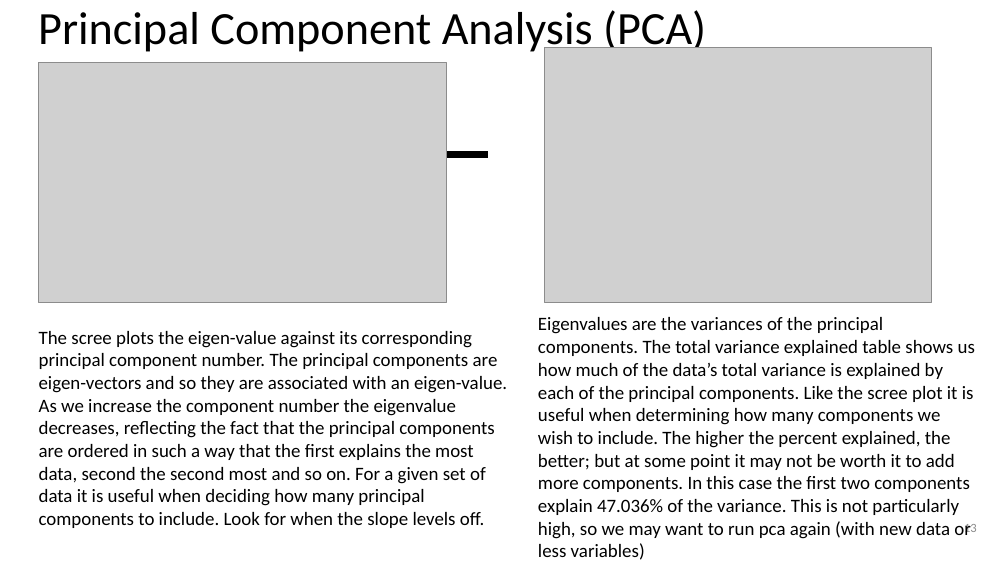
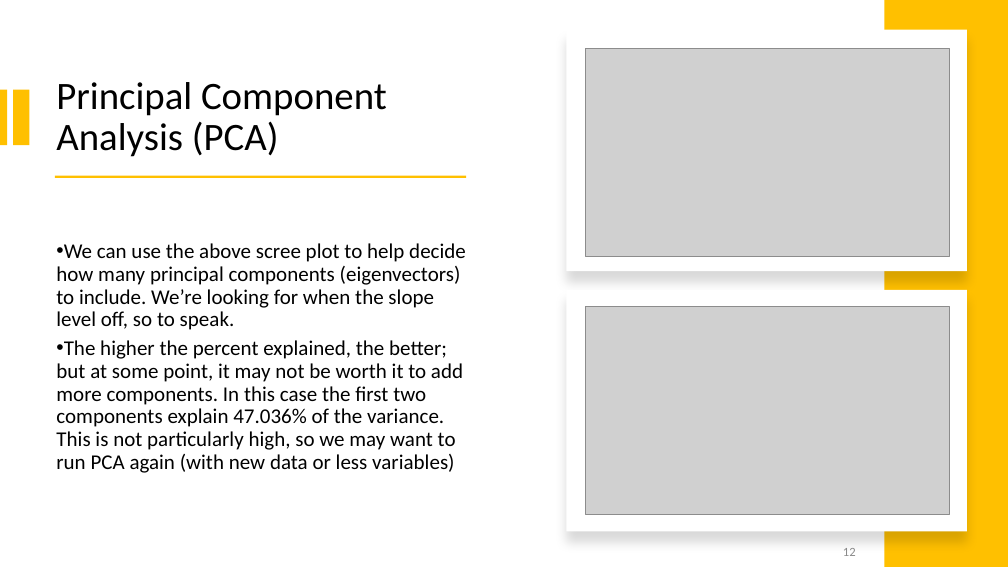
Before and after one commit to AlexSchaefferEdu/GP1, a slide deck: slide 12 of Project 2 Presentation.pptx (slide 13 before the commit). Drawn at 1008x567 pixels with LibreOffice and Linux fonts; fonts in the diff are those of the drawing; grey boxes stand for pictures. Boxes give left, top, right and bottom in pixels: in the first picture for what was removed or moved away, otherwise in the second. Text is boxed around its words. In the diff, an @@ line names an element or a change of style, - is before the commit and + after.

```diff
--- a/Project 2 Presentation.pptx
+++ b/Project 2 Presentation.pptx
@@ rectangle added at [566, 29, 967, 271], fill #FFFFFF @@
@@ rectangle added at [885, 0, 1008, 567], fill #FFC000 @@
@@ picture: place and size @@
-picture at [39, 62, 447, 302]
+picture at [586, 48, 950, 256]
@@ rectangle added at [0, 89, 8, 145], fill #FFC000 @@
@@ rectangle added at [13, 89, 29, 145], fill #FFC000 @@
@@ title "Principal Component Analysis (PCA)": place and size @@
-title "Principal Component Analysis (PCA)" at [38, 10, 706, 56]
+title "Principal Component Analysis (PCA)" at [56, 82, 387, 157]
@@ title "Principal Component Analysis (PCA)" at [56, 82, 387, 157]: size 44 to 37 pt; vertical alignment bottom to middle @@
@@ rectangle added at [55, 175, 467, 178], fill #FFC000 @@
@@ line removed from (85, 154) to (488, 154) @@
@@ text "We can use the above ..." at [56, 243, 466, 473]: vertical alignment top to middle @@
@@ text at [56, 243, 466, 473]: text changed; size 18 to 20 pt @@
-The scree plots the eigen-value against its corresponding principal component number. The principal components are eigen-vectors and so they are associated with an eigen-value. As we increase the component number the eigenvalue decreases, reflecting the fact that the principal components are ordered in such a way that the first explains the most data, second the second most and so on. For a given set of data it is useful when deciding how many principal components to include. Look for when the slope levels off.
+• We can use the above scree plot to help decide how many principal components (eigenvectors) to include. We’re looking for when the slope level off, so to speak.
+• The higher the percent explained, the better; but at some point, it may not be worth it to add more components. In this case the first two components explain 47.036% of the variance. This is not particularly high, so we may want to run PCA again (with new data or less variables)
@@ rectangle added at [566, 290, 967, 532], fill #FFFFFF @@
@@ text removed at [538, 317, 975, 560] @@
-Eigenvalues are the variances of the principal components. The total variance explained table shows us how much of the data’s total variance is explained by each of the principal components. Like the scree plot it is useful when determining how many components we wish to include. The higher the percent explained, the better; but at some point it may not be worth it to add more components. In this case the first two components explain 47.036% of the variance. This is not particularly high, so we may want to run pca again (with new data or less variables)
@@ picture: place and size @@
-picture at [544, 47, 932, 302]
+picture at [586, 307, 950, 515]
@@ page number removed at [964, 524, 977, 535] @@
-13
@@ page number added at [843, 548, 856, 556], 12 pt, text #8C8C8C @@
+12
```
Also in this commit, not shown: 6 other slides changed, 1 slide added, 3 slides removed, 3 other files.
